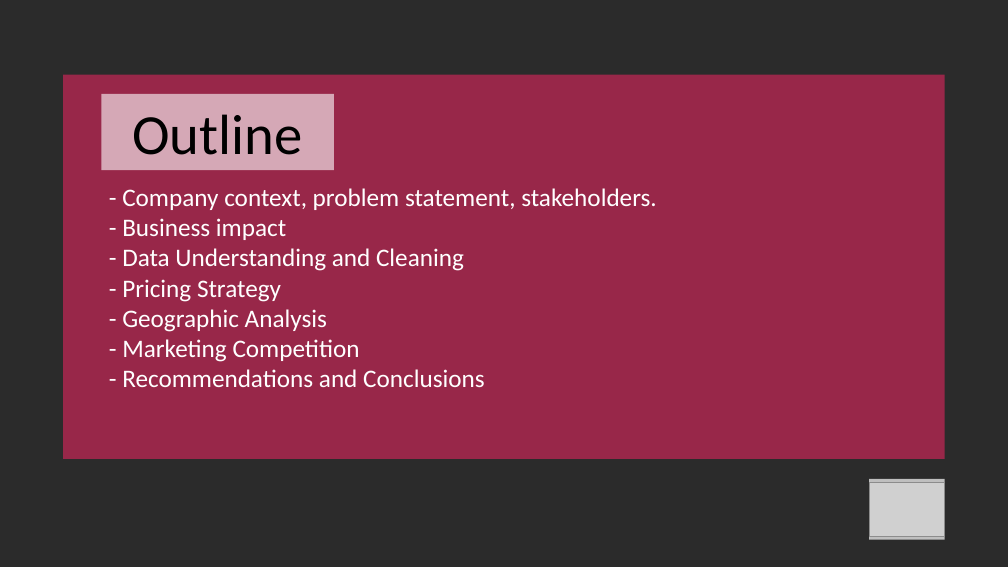
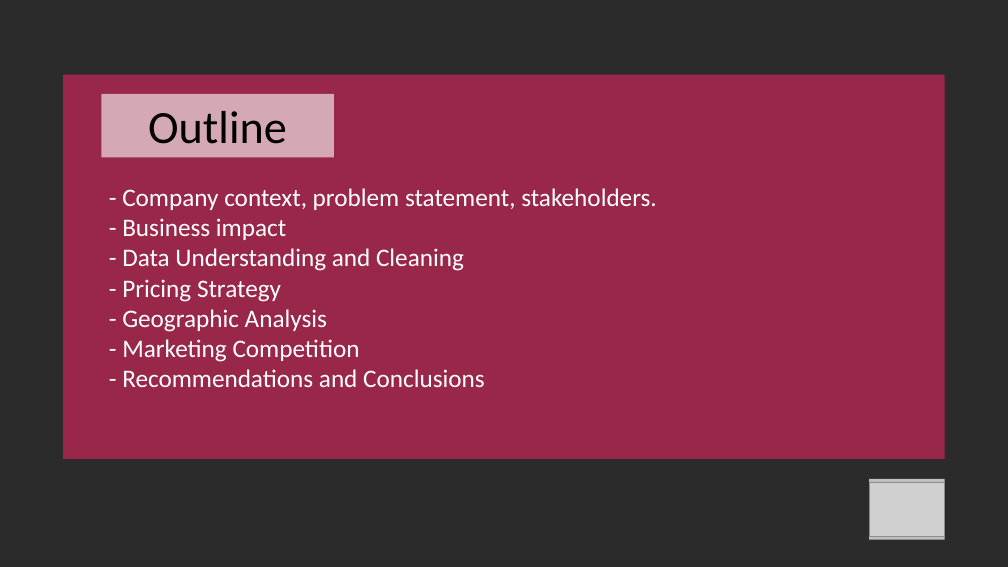
Before and after one commit to YonathanHH/DataAnalysis_BangkokAirBNB_Backpackers, a slide deck: slide 2 of Capstone_Project_2_Presentation.pptx. Drawn at 1008x567 pixels with LibreOffice and Linux fonts; fonts in the diff are those of the drawing; grey boxes stand for pictures; background and template pictures are left out; a plain dark background stands for a picture behind light text. Boxes give left, top, right and bottom in pixels: in the first picture for what was removed or moved away, otherwise in the second. Text is boxed around its words. In the diff, an @@ line names an element or a change of style, - is before the commit and + after.

```diff
--- a/Capstone_Project_2_Presentation.pptx
+++ b/Capstone_Project_2_Presentation.pptx
@@ rectangle "Outline" resized from (x1=101, y1=94, x2=333, y2=170) to (x1=101, y1=94, x2=333, y2=157) @@
@@ rectangle "Outline" at (x1=101, y1=94, x2=333, y2=157): size 54 to 44 pt @@
```
Also in this commit, not shown: 5 other slides changed, 1 other file.
